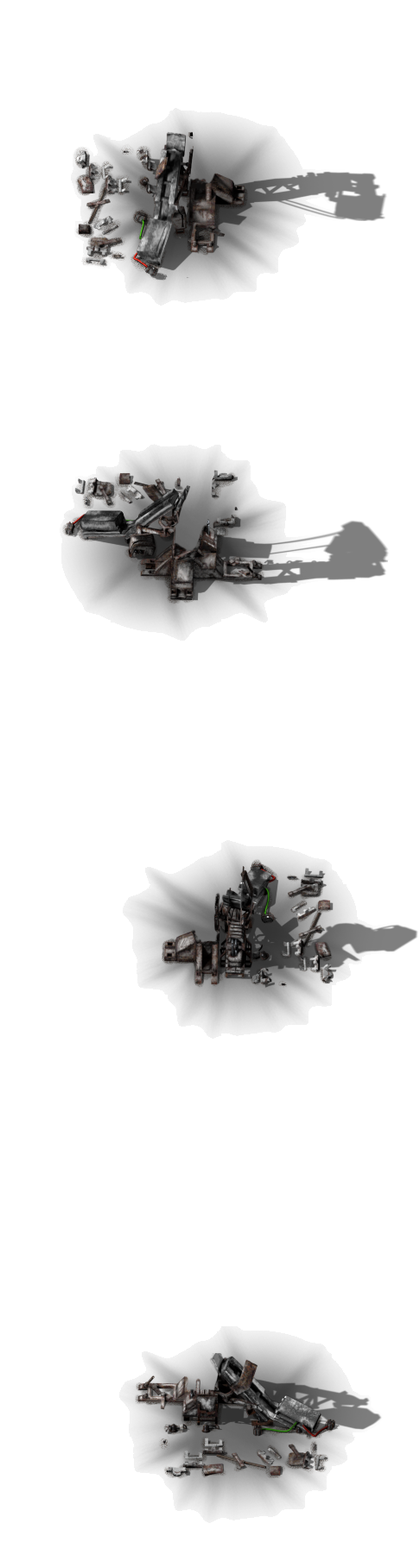
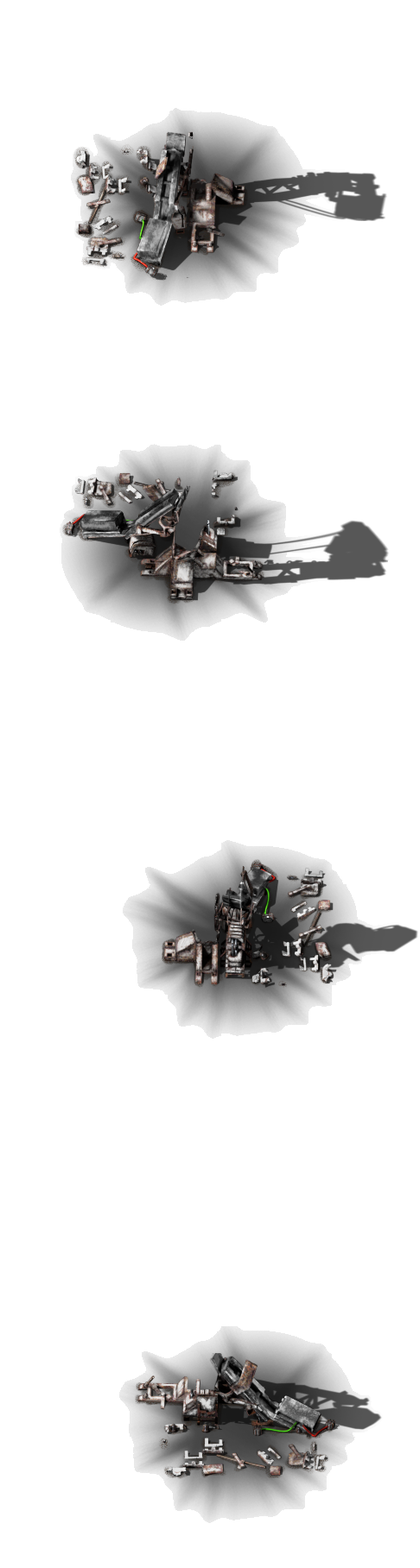
Layered file, before and after one edit (w=420, h=1568). Changes by layer:
added layer "train-stop-base-remnants-mask.png copy #1" (72%) above "train-stop-base-remnants-mask.png copy" over [77, 131, 323, 1439]
added layer "train-stop-base-remnants.png copy" (addition, 62%) above "train-stop-base-remnants.png" over [59, 107, 418, 1524]
